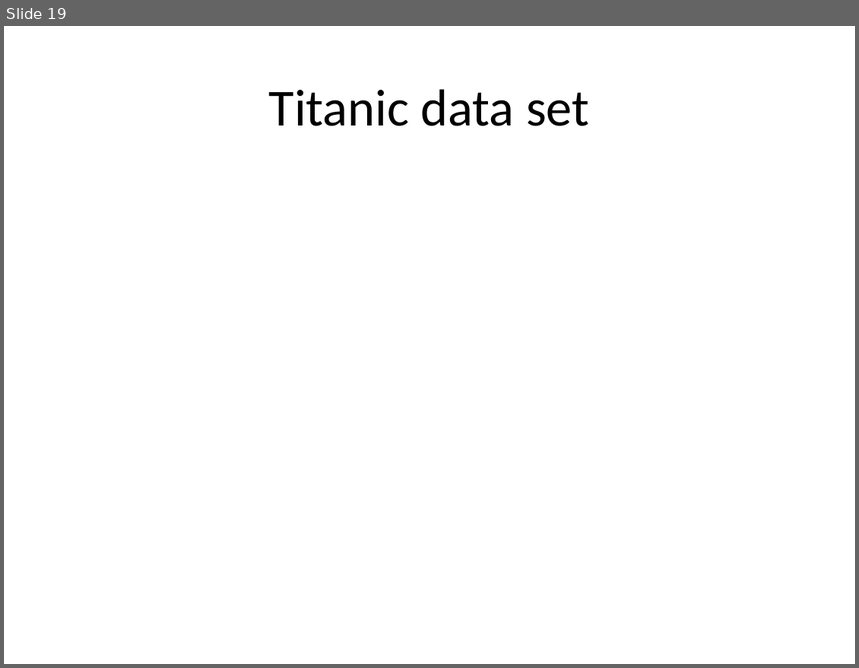
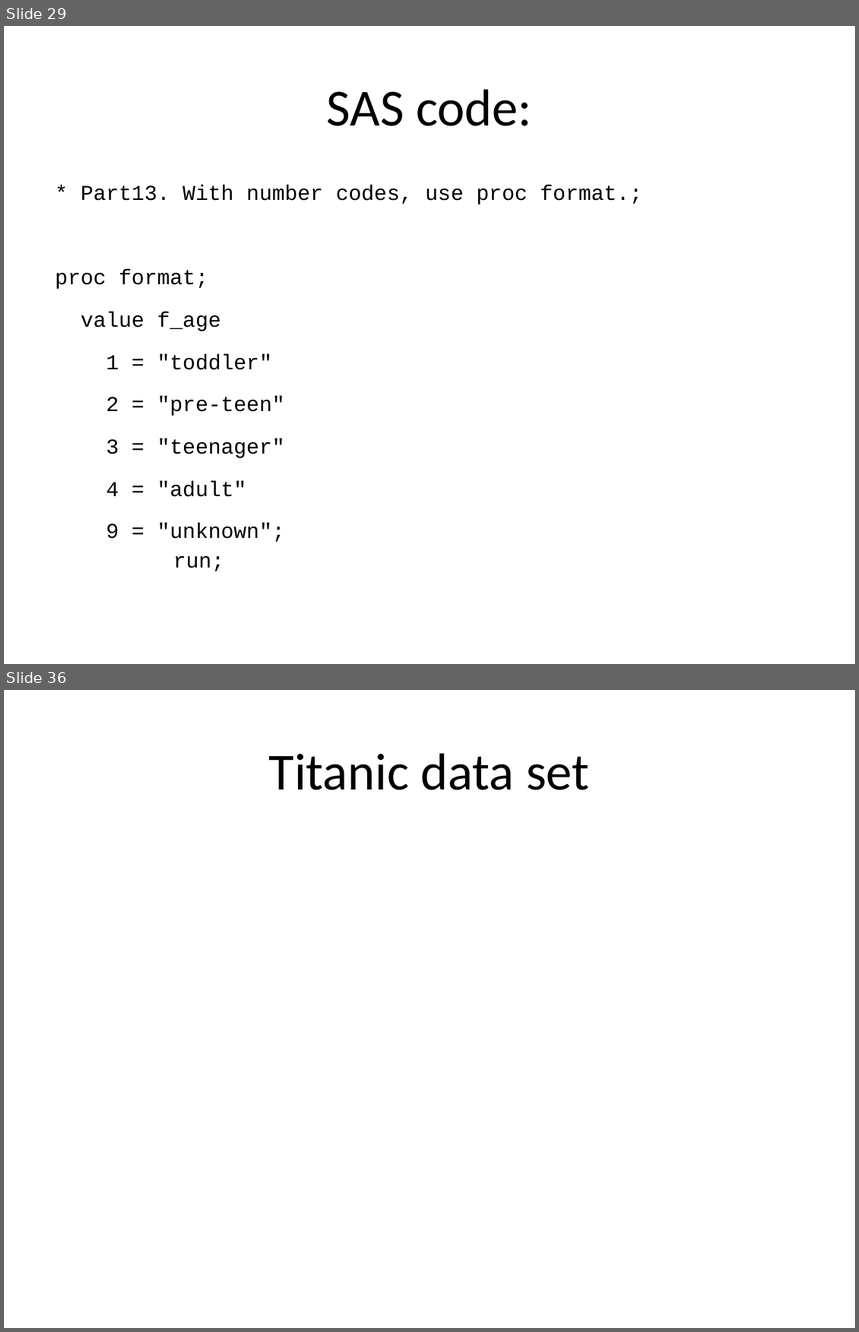
Before and after one commit to pmean/introduction-to-SAS, a slide deck: results/m04-slides-and-speaker-notes.pptx. Shown one above the other, each under a label of ours: slide 19 before the commit, slides 29 and 36 after it; the slides between them are not shown. The pictures are 859x668 and 859x1332 pixels, drawn with LibreOffice and Linux fonts; fonts in the diff are those of the drawing. Boxes give left, top, right and bottom in pixels: in the first picture for what was removed or moved away, otherwise in the second. Text is boxed around its words. In the diff, an @@ line names an element or a change of style, - is before the commit and + after.

```diff
--- a/results/m04-slides-and-speaker-notes.pptx
+++ b/results/m04-slides-and-speaker-notes.pptx
@@ slide 29 added at (4,26,855,664), background #FFFFFF @@
@@ title added at (327,89,532,126), 44 pt, text #000000 @@
+SAS code:
@@ text added at (55,185,642,572), 18 pt, text #000000 @@
+* Part13. With number codes, use proc format.;
+proc format;
+value f_age
+1 = "toddler"
+2 = "pre-teen"
+3 = "teenager"
+4 = "adult"
+9 = "unknown";
+run;
@@ what was slide 19 is now slide 36 @@
```
Also in this commit, not shown: 13 slides changed, 19 other slides added, 3 slides removed, 18 other files.
